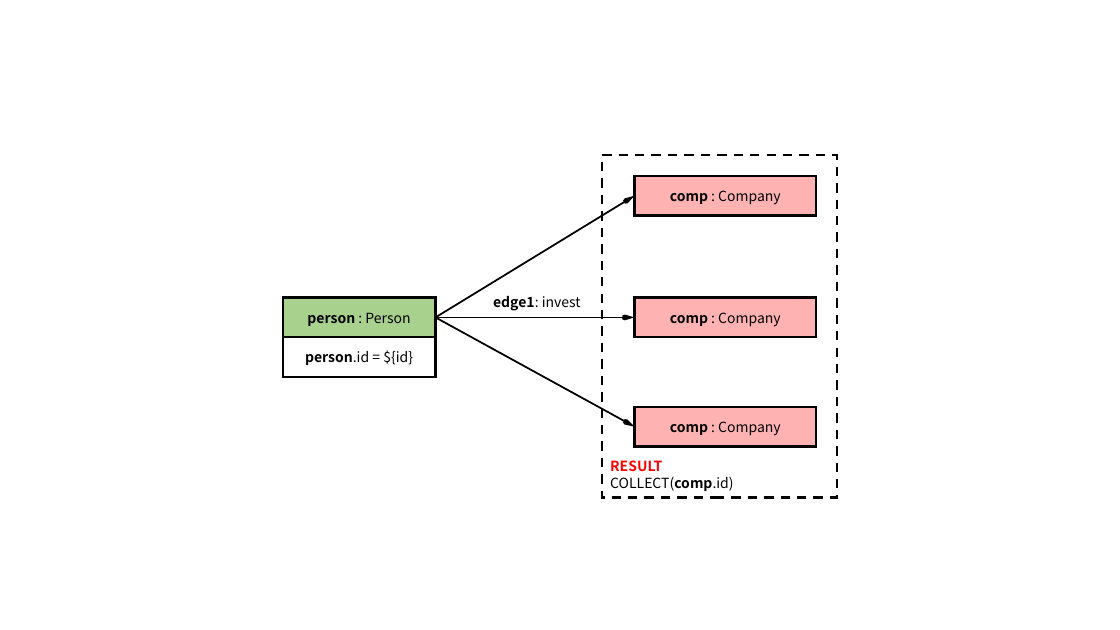
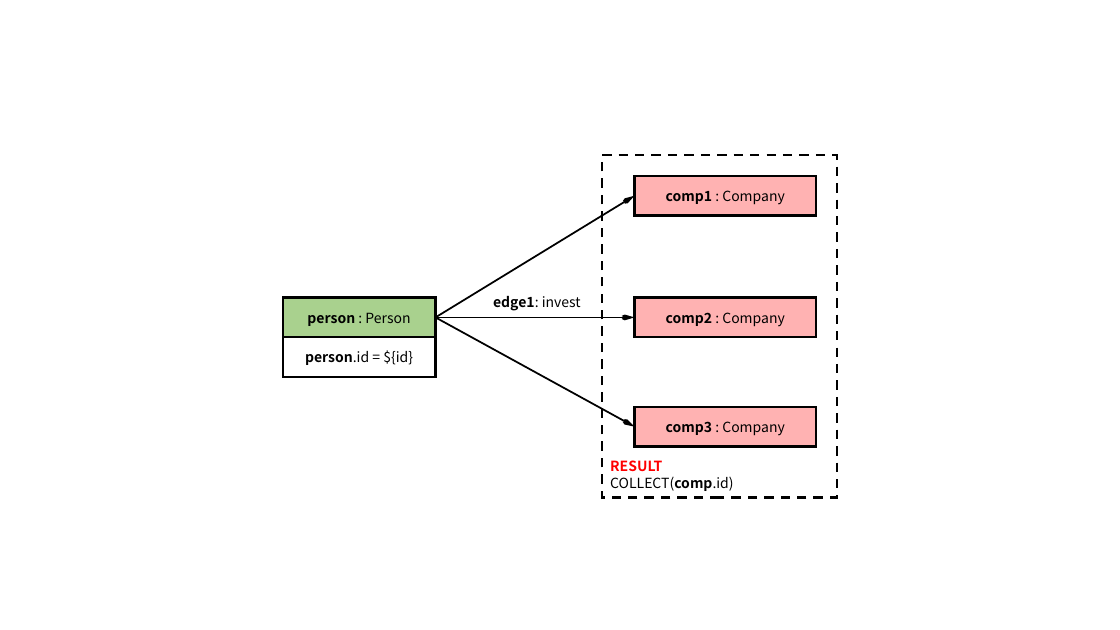
Before and after one commit to ldbc/ldbc_finbench_docs, a slide deck: slide 7 of patterns/transaction-simple-read.pptx (slide 6 before the commit). Drawn at 1120x630 pixels with LibreOffice and Linux fonts; fonts in the diff are those of the drawing. Boxes give left, top, right and bottom in pixels: in the first picture for what was removed or moved away, otherwise in the second. Text is boxed around its words. In the diff, an @@ line names an element or a change of style, - is before the commit and + after.

```diff
--- a/patterns/transaction-simple-read.pptx
+++ b/patterns/transaction-simple-read.pptx
@@ text in rectangle at [666, 190, 785, 205]: text changed @@
-comp : Company
+comp1 : Company
@@ text in rectangle at [666, 312, 785, 327]: text changed @@
-comp : Company
+comp2 : Company
@@ text in rectangle at [666, 421, 785, 436]: text changed @@
-comp : Company
+comp3 : Company
```
Also in this commit, not shown: 4 other slides changed, 43 other files.
